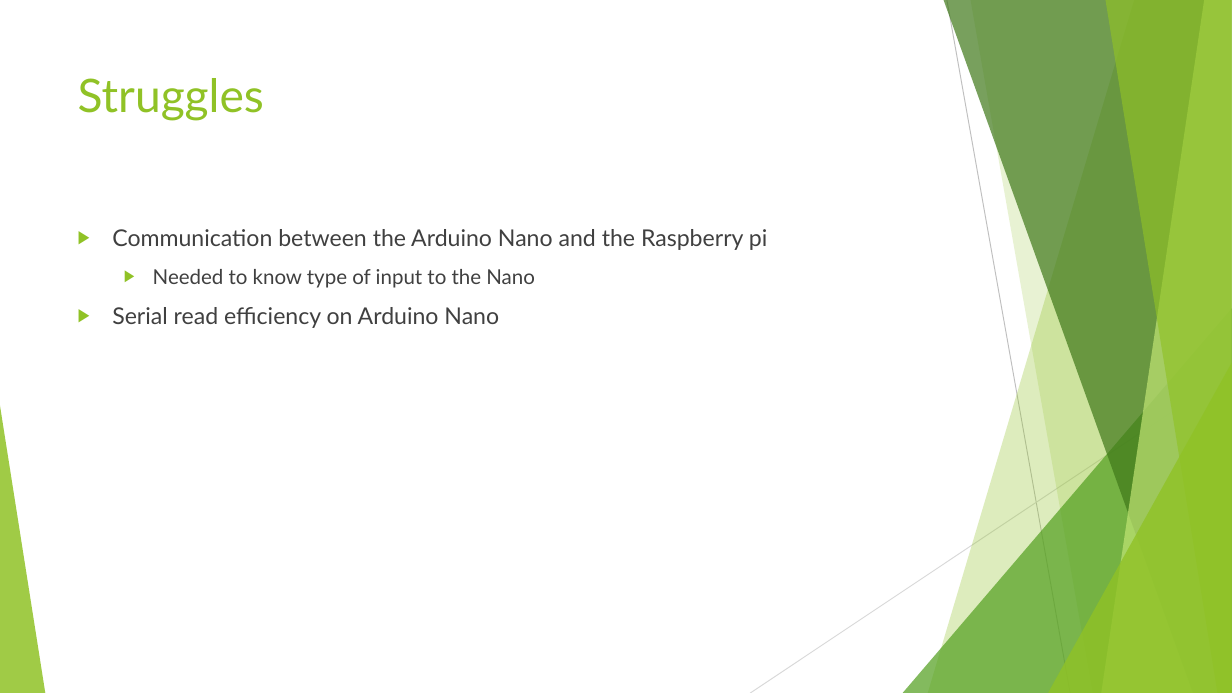
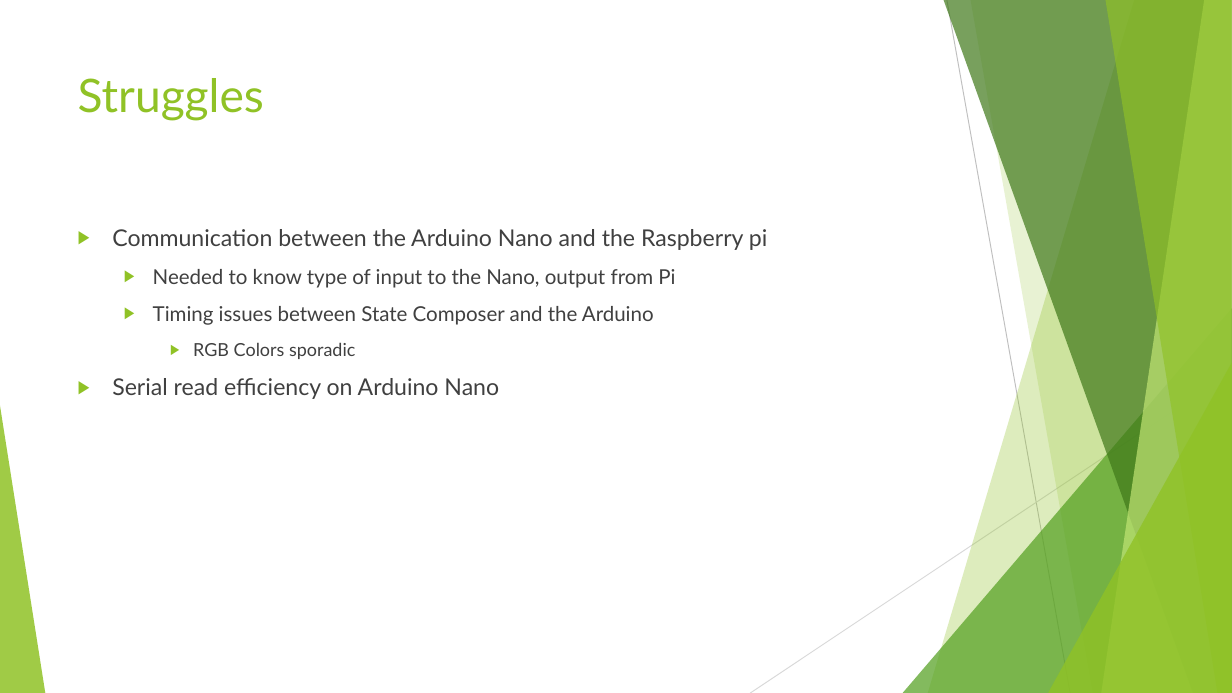
Before and after one commit to HodginAustin/Winter-Is-Coming, a slide deck: slide 9 of Documents/PresentationWinter/Winter Presentation.pptx. Drawn at 1232x693 pixels with LibreOffice and Linux fonts; fonts in the diff are those of the drawing. Boxes give left, top, right and bottom in pixels: in the first picture for what was removed or moved away, otherwise in the second. Text is boxed around its words. In the diff, an @@ line names an element or a change of style, - is before the commit and + after.

```diff
--- a/Documents/PresentationWinter/Winter Presentation.pptx
+++ b/Documents/PresentationWinter/Winter Presentation.pptx
@@ text at [153,269,675,359]: text changed @@
-  ▶ Needed to know type of input to the Nano
+  ▶ Needed to know type of input to the Nano, output from Pi
+  ▶ Timing issues between State Composer and the Arduino
+    ▶ RGB Colors sporadic
```
Also in this commit, not shown: 1 other slide changed.
